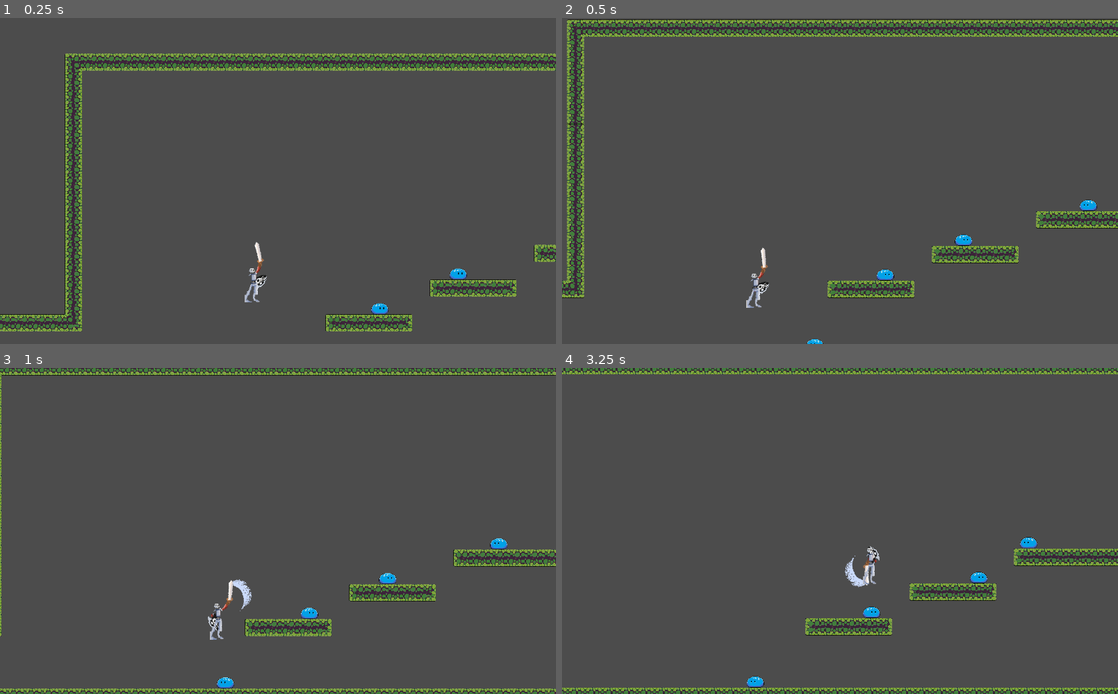
Above: before the commit, frames 1-4 (two rows, left to right).
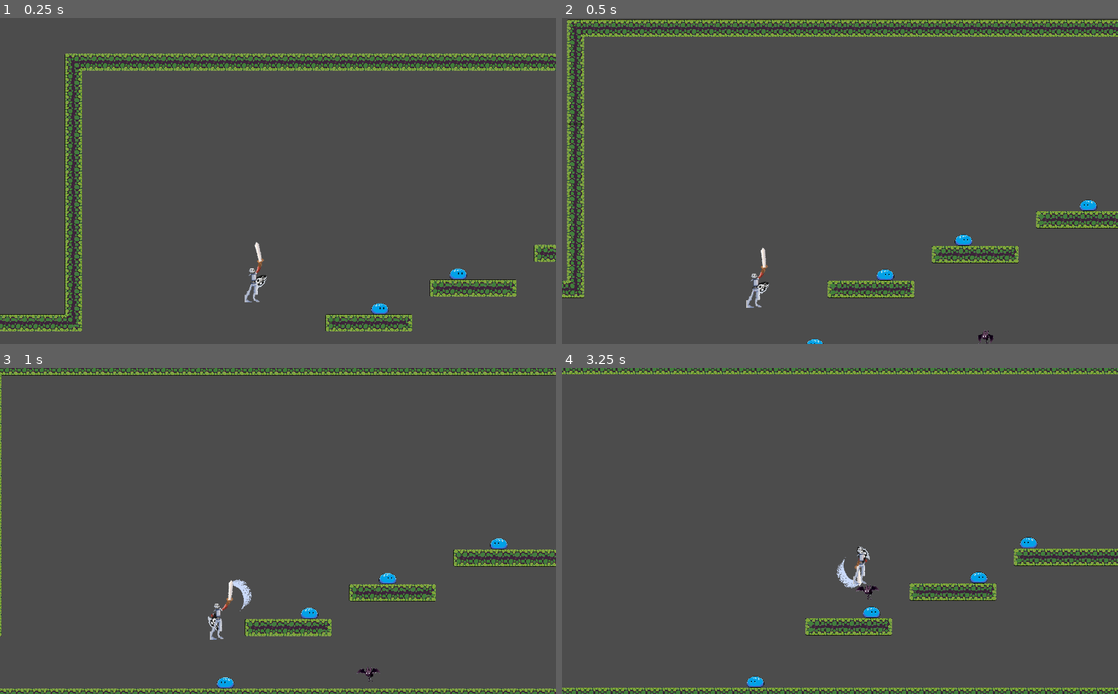
Above: after the commit, the same moments.

Repository: Sntx626/uol-gamejam-7
Game: Godot game, scene res://scenes/main_scene.tscn
Same seed, same stepped clock (60 frames per second), same inputs: the game is played once before the commit and once after it.
Inputs (mouse positions are in pixels of both pictures, inside the frame that each line leads up to):
- Up to frame 1 (0.25 s): no input
- Up to frame 2 (0.5 s): no input
- Up to frame 3 (1 s): move the mouse to (400, 514) at 0.52 s; hold D (move_right) from 0.53 s (still down); click (400, 514) at 0.6 s; tap W (jump) at 0.77 s
- Up to frame 4 (3.25 s): move the mouse to (728, 547) at 1.27 s; release D (move_right) at 1.28 s; hold A (move_left) 1.28-2.03 s; click (728, 547) at 1.35 s; tap W (jump) at 1.52, 3.02 s; move the mouse to (895, 459) at 2.02 s; hold D (move_right) from 2.03 s (still down); click (895, 459) at 2.1 s; move the mouse to (812, 596) at 2.77 s; click (812, 596) at 2.85 s

Frame 1 is identical in both runs. In frame 2, less than 0.1% of the frame differs, in the area x 74-78%, y 95-100%; in frame 3, less than 0.1%; in frame 4, 0.6%, in the area x 49-58%, y 54-72%.

Commit message:
Added Navigation mesh and simple navigation

Diff:
--- a/src/assets/tiles/InnerWalls_tileset.tres
+++ b/src/assets/tiles/InnerWalls_tileset.tres
@@ -1,6 +1,11 @@
-[gd_resource type="TileSet" load_steps=55 format=2]
+[gd_resource type="TileSet" load_steps=56 format=2]
 
 [ext_resource path="res://assets/tiles/Sheet.png" type="Texture" id=1]
+
+[sub_resource type="NavigationPolygon" id=54]
+vertices = PoolVector2Array( 0, 0, 64, 0, 64, 64, 0, 64 )
+polygons = [ PoolIntArray( 0, 1, 2, 3 ) ]
+outlines = [ PoolVector2Array( 0, 0, 64, 0, 64, 64, 0, 64 ) ]
 
 [sub_resource type="ConvexPolygonShape2D" id=1]
 points = PoolVector2Array( 0, 0, 64, 0, 64, 64, 0, 64 )
@@ -174,7 +179,7 @@
 0/autotile/tile_size = Vector2( 64, 64 )
 0/autotile/spacing = 0
 0/autotile/occluder_map = [  ]
-0/autotile/navpoly_map = [  ]
+0/autotile/navpoly_map = [ Vector2( 3, 7 ), SubResource( 54 ) ]
 0/autotile/priority_map = [  ]
 0/autotile/z_index_map = [  ]
 0/occluder_offset = Vector2( 0, 0 )
--- /dev/null
+++ b/src/objects/Bat.gd
@@ -0,0 +1,37 @@
+extends KinematicBody2D
+
+export var speed = 300
+# Declare member variables here. Examples:
+# var a = 2
+# var b = "text"
+
+var velocity = Vector2.ZERO
+var path = []
+var threshold = 16
+var nav = null
+
+# Called when the node enters the scene tree for the first time.
+func _ready():
+	yield(owner, "ready")
+	nav = owner.nav
+
+func _physics_process(delta):
+	if (path.size() > 0):
+		move_to_target()
+
+func move_to_target():
+	if position.distance_to(path[0]) < threshold:
+		path.remove(0)
+	else:
+		var direction = position.direction_to(path[0])
+		velocity = direction * speed
+		velocity = move_and_slide(velocity)
+
+func get_target_path(target_pos):
+	print(position, target_pos, nav.get_simple_path(position, target_pos, false))
+	path = nav.get_simple_path(position, target_pos, true)
+	owner.get_node("Line2D").points = path
+
+# Called every frame. 'delta' is the elapsed time since the previous frame.
+#func _process(delta):
+#	pass
--- /dev/null
+++ b/src/objects/Bat.tscn
@@ -0,0 +1,48 @@
+[gd_scene load_steps=9 format=2]
+
+[ext_resource path="res://assets/enemies/ShadowBat.png" type="Texture" id=1]
+[ext_resource path="res://objects/Bat.gd" type="Script" id=2]
+
+[sub_resource type="AtlasTexture" id=1]
+flags = 4
+atlas = ExtResource( 1 )
+region = Rect2( 0, 0, 128, 128 )
+
+[sub_resource type="AtlasTexture" id=2]
+flags = 4
+atlas = ExtResource( 1 )
+region = Rect2( 128, 0, 128, 128 )
+
+[sub_resource type="AtlasTexture" id=3]
+flags = 4
+atlas = ExtResource( 1 )
+region = Rect2( 0, 128, 128, 128 )
+
+[sub_resource type="AtlasTexture" id=4]
+flags = 4
+atlas = ExtResource( 1 )
+region = Rect2( 128, 128, 128, 128 )
+
+[sub_resource type="SpriteFrames" id=5]
+animations = [ {
+"frames": [ SubResource( 1 ), SubResource( 2 ), SubResource( 3 ), SubResource( 4 ) ],
+"loop": true,
+"name": "flying",
+"speed": 5.0
+} ]
+
+[sub_resource type="CircleShape2D" id=6]
+radius = 29.0388
+
+[node name="KinematicBody2D" type="KinematicBody2D" groups=["Bat"]]
+script = ExtResource( 2 )
+
+[node name="AnimatedSprite" type="AnimatedSprite" parent="."]
+frames = SubResource( 5 )
+animation = "flying"
+playing = true
+offset = Vector2( 10, 30 )
+
+[node name="CollisionShape2D" type="CollisionShape2D" parent="."]
+position = Vector2( -5, 1.5 )
+shape = SubResource( 6 )
--- a/src/scenes/levels/level.tscn
+++ b/src/scenes/levels/level.tscn
@@ -1,21 +1,28 @@
-[gd_scene load_steps=6 format=2]
+[gd_scene load_steps=7 format=2]
 
 [ext_resource path="res://assets/tiles/InnerWalls_tileset.tres" type="TileSet" id=1]
 [ext_resource path="res://Player.tscn" type="PackedScene" id=2]
 [ext_resource path="res://scripts/level.gd" type="Script" id=3]
 [ext_resource path="res://scripts/chunking.gd" type="Script" id=4]
 [ext_resource path="res://objects/BlueSlime.tscn" type="PackedScene" id=5]
+[ext_resource path="res://objects/Bat.tscn" type="PackedScene" id=6]
 
 [node name="Node2D" type="Node2D"]
 script = ExtResource( 3 )
 level_scaling = 2
 
-[node name="KinematicBody2D" parent="." instance=ExtResource( 5 )]
+[node name="Bat1" parent="." instance=ExtResource( 6 )]
+position = Vector2( 531, 540 )
+
+[node name="BlueSlime4" parent="." instance=ExtResource( 5 )]
 position = Vector2( 61, 265 )
 
-[node name="TileMap" type="TileMap" parent="."]
+[node name="Navigation2D" type="Navigation2D" parent="."]
+
+[node name="TileMap" type="TileMap" parent="Navigation2D"]
 tile_set = ExtResource( 1 )
 collision_layer = 4
+bake_navigation = true
 format = 1
 tile_data = PoolIntArray( -589841, 0, 458754, -589840, 0, 196610, -589839, 0, 196610, -589838, 0, 196610, -589837, 0, 1 …(2653 unchanged characters)…
 script = ExtResource( 4 )
@@ -23,11 +30,21 @@
 [node name="player" parent="." instance=ExtResource( 2 )]
 position = Vector2( -398, 163 )
 
-[node name="KinematicBody2D2" parent="." instance=ExtResource( 5 )]
+[node name="BlueSlime3" parent="." instance=ExtResource( 5 )]
 position = Vector2( 350, 138 )
 
-[node name="KinematicBody2D3" parent="." instance=ExtResource( 5 )]
+[node name="BlueSlime2" parent="." instance=ExtResource( 5 )]
 position = Vector2( 845, -3 )
 
-[node name="KinematicBody2D4" parent="." instance=ExtResource( 5 )]
+[node name="BlueSlime1" parent="." instance=ExtResource( 5 )]
 position = Vector2( -182, 411 )
+
+[node name="Line2D" type="Line2D" parent="."]
+visible = false
+points = PoolVector2Array( 0, 0, 0, 0 )
+
+[node name="Timer" type="Timer" parent="."]
+wait_time = 0.147
+autostart = true
+
+[connection signal="timeout" from="Timer" to="." method="_on_Timer_timeout"]
--- a/src/scripts/chunking.gd
+++ b/src/scripts/chunking.gd
@@ -3,12 +3,30 @@
 const Tile = preload("Tile.gd")
 const Map = preload("Map.gd")
 const Map_Loader = preload("Map_Loader.gd")
-
+export(int) var _nav_tile_id := 10
 var map_loader = Map_Loader.new()
 
 func _ready():
 	var map = Map.new()
 	map_loader.save_map(map)
+	var bounds_min := Vector2.ZERO
+	var bounds_max := Vector2.ZERO
+	for pos in get_used_cells():
+		if pos.x < bounds_min.x:
+			bounds_min.x = int(pos.x)
+		elif pos.x > bounds_max.x:
+			bounds_max.x = int(pos.x)
+		if pos.y < bounds_min.y:
+			bounds_min.y = int(pos.y)
+		elif pos.y > bounds_max.y:
+			bounds_max.y = int(pos.y)
+
+	for x in range(bounds_min.x, bounds_max.x):
+		for y in range(bounds_min.y, bounds_max.y):
+			if get_cell(x, y) == -1:
+				set_cell(x, y, 0, false, false, false, Vector2(3, 7))
+
+	update_dirty_quadrants()
 
 func _physics_process(delta):
 	pass
--- a/src/scripts/level.gd
+++ b/src/scripts/level.gd
@@ -3,6 +3,9 @@
 export var level_dimensions := Vector2(16,9)
 export var level_scaling := 1
 export var level_cell_size := 64
+
+onready var player = $player
+onready var nav = $Navigation2D
 
 var current_level
 var current_level_center
@@ -32,3 +35,8 @@
 		current_level.y = int($player.position.y/(level_dimensions.y))-1
 
 	current_level_center = level_dimensions * current_level + level_dimensions/2
+
+
+func _on_Timer_timeout():
+	get_tree().call_group("Bat", "get_target_path", player.position)
+	pass # Replace with function body.
Renamed: src/assets/player/ShadowBat.png -> src/assets/enemies/ShadowBat.png
Not shown, added: src/assets/enemies/ShadowBat.png.import
Not shown, added: src/assets/player/ShrimpBlast.png.import
